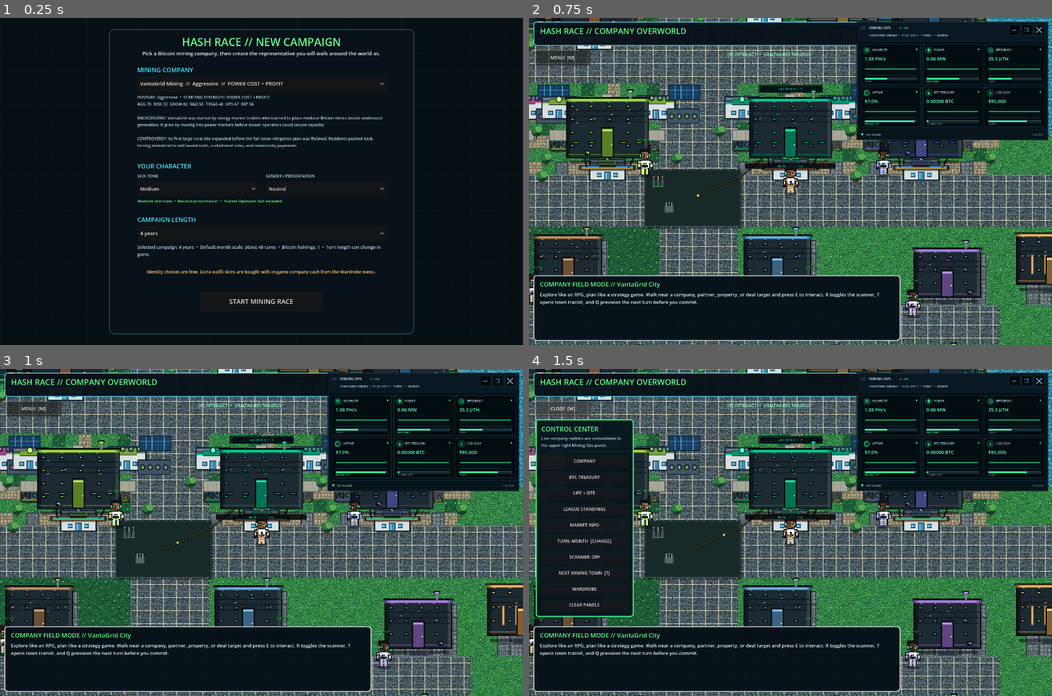
Above: before the commit, frames 1-4 (two rows, left to right).
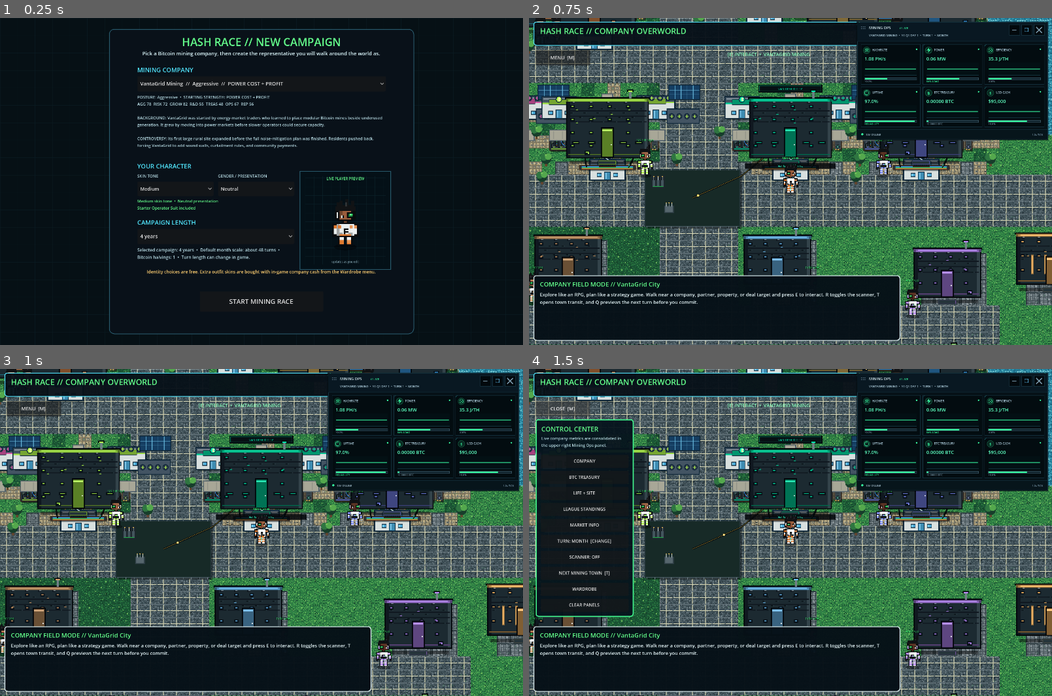
Above: after the commit, the same moments.

Repository: 1freetech/HashRace
Game: Godot game, scene res://scenes/campaign_setup.tscn
Two runs of this game, one before a commit and one after it. Both use one fixed random seed, a clock stepped at 60 frames per second and the inputs below.
Inputs:
- Up to frame 1 (0.25 s): no input
- Up to frame 2 (0.75 s): click "START MINING RACE" at 0.5 s
- Up to frame 3 (1 s): no input
- Up to frame 4 (1.5 s): click "MENU [M]" at 1.25 s

The runs differ from the first frame. In frame 1, 1.6% of the frame differs, in the area x 26-75%, y 46-77%; in frame 2, nothing differs; in frame 3, nothing differs; in frame 4, nothing differs.

Commit message:
Show live player model in campaign setup

Diff:
--- a/Godot/scripts/campaign_setup.gd
+++ b/Godot/scripts/campaign_setup.gd
@@ -2,6 +2,7 @@
 
 const Profiles = preload("res://scripts/company_profiles.gd")
 const CharacterCustomization = preload("res://scripts/character_customization.gd")
+const CharacterPreview = preload("res://scripts/character_preview.gd")
 const GREEN := Color("64ff8c")
 const CYAN := Color("52e7ff")
 const WHITE := Color("dffaff")
@@ -14,6 +15,7 @@
 var company_label: Label
 var summary_label: Label
 var character_summary: Label
+var character_preview: Control
 
 func _ready() -> void:
     set_anchors_and_offsets_preset(Control.PRESET_FULL_RECT)
@@ -108,17 +110,22 @@
     character_hdr.add_theme_color_override("font_color", CYAN)
     panel.add_child(character_hdr)
 
+    character_preview = CharacterPreview.new()
+    character_preview.position = Vector2(526, 392)
+    character_preview.size = Vector2(236, 270)
+    panel.add_child(character_preview)
+
     var skin_label := Label.new()
     skin_label.position = Vector2(78, 397)
-    skin_label.size = Vector2(320, 22)
+    skin_label.size = Vector2(210, 22)
     skin_label.text = "SKIN TONE"
     skin_label.add_theme_font_size_override("font_size", 11)
     skin_label.add_theme_color_override("font_color", Color("b8dce5"))
     panel.add_child(skin_label)
 
     var gender_label := Label.new()
-    gender_label.position = Vector2(432, 397)
-    gender_label.size = Vector2(320, 22)
+    gender_label.position = Vector2(300, 397)
+    gender_label.size = Vector2(210, 22)
     gender_label.text = "GENDER / PRESENTATION"
     gender_label.add_theme_font_size_override("font_size", 11)
     gender_label.add_theme_color_override("font_color", Color("b8dce5"))
@@ -126,7 +133,7 @@
 
     skin_tone_option = OptionButton.new()
     skin_tone_option.position = Vector2(78, 420)
-    skin_tone_option.size = Vector2(330, 40)
+    skin_tone_option.size = Vector2(210, 40)
     skin_tone_option.add_theme_font_size_override("font_size", 13)
     for i in range(CharacterCustomization.SKIN_TONES.size()):
         skin_tone_option.add_item(String(CharacterCustomization.SKIN_TONES[i]["name"]), i)
@@ -135,8 +142,8 @@
     panel.add_child(skin_tone_option)
 
     gender_option = OptionButton.new()
-    gender_option.position = Vector2(432, 420)
-    gender_option.size = Vector2(330, 40)
+    gender_option.position = Vector2(300, 420)
+    gender_option.size = Vector2(210, 40)
     gender_option.add_theme_font_size_override("font_size", 13)
     for i in range(CharacterCustomization.GENDERS.size()):
         gender_option.add_item(String(CharacterCustomization.GENDERS[i]["name"]), i)
@@ -146,14 +153,14 @@
 
     character_summary = Label.new()
     character_summary.position = Vector2(78, 466)
-    character_summary.size = Vector2(684, 40)
+    character_summary.size = Vector2(432, 40)
     character_summary.autowrap_mode = TextServer.AUTOWRAP_WORD_SMART
     character_summary.add_theme_font_size_override("font_size", 11)
     character_summary.add_theme_color_override("font_color", GREEN)
     panel.add_child(character_summary)
 
     var clock_label := Label.new()
-    clock_label.position = Vector2(78, 512)
+    clock_label.position = Vector2(78, 520)
     clock_label.size = Vector2(300, 28)
     clock_label.text = "CAMPAIGN LENGTH"
     clock_label.add_theme_font_size_override("font_size", 17)
@@ -161,8 +168,8 @@
     panel.add_child(clock_label)
 
     years_option = OptionButton.new()
-    years_option.position = Vector2(78, 542)
-    years_option.size = Vector2(684, 42)
+    years_option.position = Vector2(78, 550)
+    years_option.size = Vector2(432, 42)
     years_option.add_theme_font_size_override("font_size", 14)
     for years in range(1, 21):
         years_option.add_item("%d year%s" % [years, "" if years == 1 else "s"], years)
@@ -171,8 +178,8 @@
     panel.add_child(years_option)
 
     summary_label = Label.new()
-    summary_label.position = Vector2(78, 592)
-    summary_label.size = Vector2(684, 62)
+    summary_label.position = Vector2(78, 600)
+    summary_label.size = Vector2(432, 62)
     summary_label.autowrap_mode = TextServer.AUTOWRAP_WORD_SMART
     summary_label.add_theme_font_size_override("font_size", 12)
     summary_label.add_theme_color_override("font_color", Color("b8dce5"))
@@ -218,10 +225,12 @@
         return
     var skin_idx: int = skin_tone_option.get_item_id(skin_tone_option.selected)
     var gender_idx: int = gender_option.get_item_id(gender_option.selected)
-    character_summary.text = "%s skin tone  •  %s presentation  •  Starter Operator Suit included" % [
+    character_summary.text = "%s skin tone  •  %s presentation\nStarter Operator Suit included" % [
         String(CharacterCustomization.skin_tone(skin_idx)["name"]),
         String(CharacterCustomization.gender(gender_idx)["name"])
     ]
+    if is_instance_valid(character_preview):
+        character_preview.set_character(skin_idx, gender_idx)
 
 func _on_clock_changed(index: int) -> void:
     var years := years_option.get_item_id(index)
